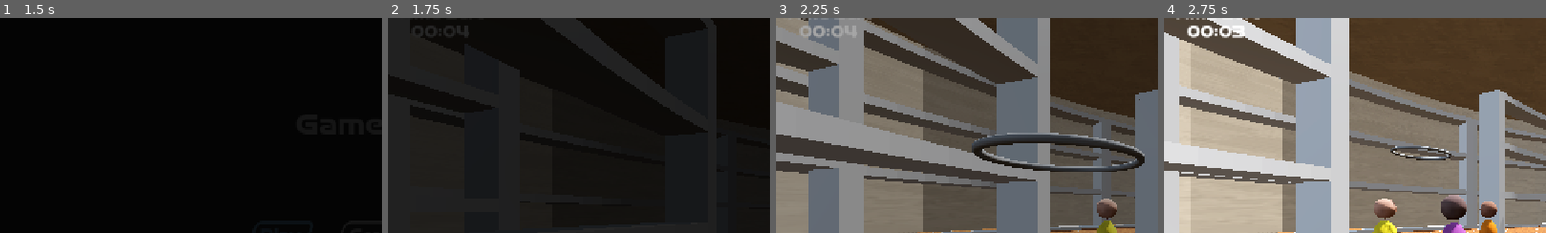
Above: before the commit, frames 1-4 (left to right).
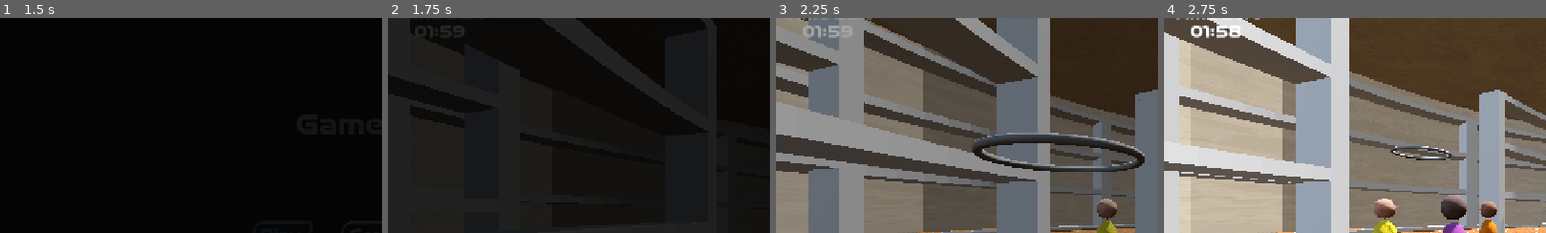
Above: after the commit, the same moments.

Repository: cjpugs/GMTK-Jam-25
Game: Godot game, scene res://scenes/user-interface/main_menu.tscn
Same seed, same stepped clock (60 frames per second), same inputs: the game is played once before the commit and once after it.
Inputs (mouse positions are % of the whole screen's width and height, from its top left):
- Up to frame 1 (1.5 s): click "Play" at 0.5 s; click "Play" at 1.25 s
- Up to frame 2 (1.75 s): no input
- Up to frame 3 (2.25 s): move the mouse to (72, 45) at 2.02 s; hold Right (move_right) from 2.03 s (still down); click (72, 45) at 2.1 s
- Up to frame 4 (2.75 s): keep holding Right (move_right)
The pictures show only the part of the screen within x 0-50%, y 5-55%; the shares and areas given below are measured in that part.

Frame 1 is identical in both runs. In frame 2, 0.2% of the frame differs, in the area x 6-22%, y 3-9%; in frame 3, 0.4%; in frame 4, 0.6%, in the area x 6-22%, y 3-10%.

Commit message:
reset timer

Diff:
--- a/scenes/user-interface/game_ui.tscn
+++ b/scenes/user-interface/game_ui.tscn
@@ -76,7 +76,7 @@
 horizontal_alignment = 1
 
 [node name="Countdown" type="Timer" parent="."]
-wait_time = 5.0
+wait_time = 120.0
 one_shot = true
 autostart = true
 
